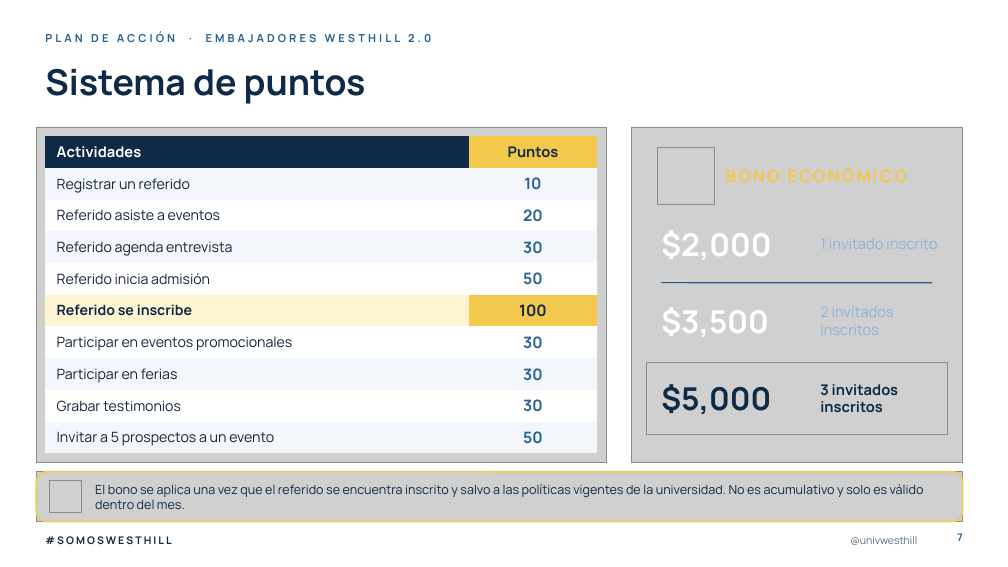
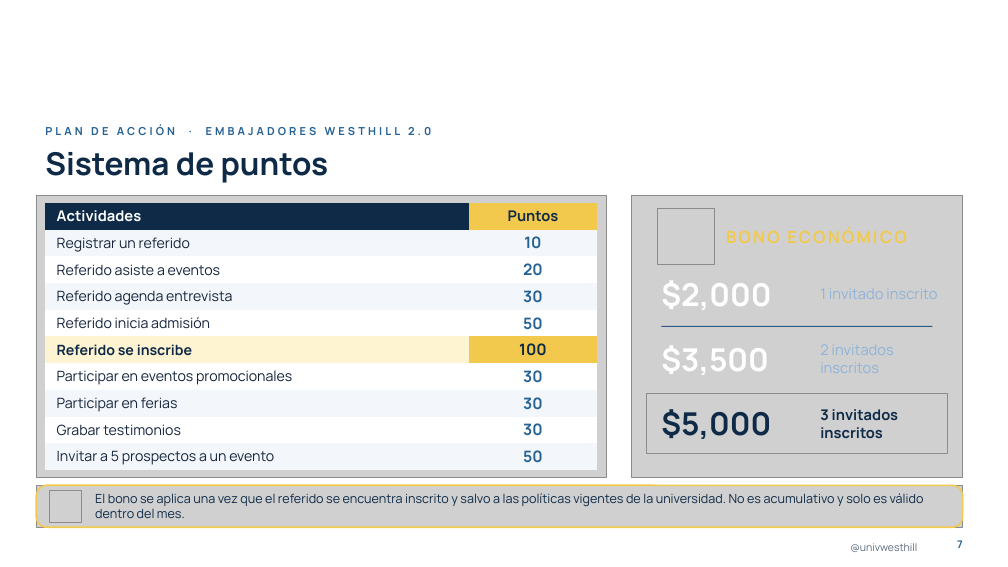
Before and after one commit to dnmcamiloedson-arch/EdUW, a slide deck: slide 7 of presentaciones/Plan_de_Accion_Embajadores_Westhill_2027.pptx. Drawn at 1008x567 pixels with LibreOffice and Linux fonts; fonts in the diff are those of the drawing; grey boxes stand for pictures; background and template pictures are left out. Boxes give left, top, right and bottom in pixels: in the first picture for what was removed or moved away, otherwise in the second. Text is boxed around its words. In the diff, an @@ line names an element or a change of style, - is before the commit and + after.

```diff
--- a/presentaciones/Plan_de_Accion_Embajadores_Westhill_2027.pptx
+++ b/presentaciones/Plan_de_Accion_Embajadores_Westhill_2027.pptx
@@ text added at (83, 12, 386, 44), 19 pt, text #FFFFFF, bold @@
+#SOMOSWESTHILL
@@ text "PLAN DE ACCIÓN · EMBAJADORES ...": place and size @@
-text "PLAN DE ACCIÓN · EMBAJADORES ..." at (45, 32, 431, 42)
+text "PLAN DE ACCIÓN · EMBAJADORES ..." at (45, 125, 431, 135)
@@ title "Sistema de puntos": place and size @@
-title "Sistema de puntos" at (45, 69, 366, 104)
+title "Sistema de puntos" at (45, 152, 329, 183)
@@ title "Sistema de puntos" at (45, 152, 329, 183): size 34 to 30 pt @@
@@ picture: place and size @@
-picture at (36, 127, 606, 463)
+picture at (36, 195, 606, 478)
@@ table: place and size @@
-table at (45, 136, 597, 450)
+table at (45, 203, 597, 469)
@@ picture: place and size @@
-picture at (631, 127, 963, 463)
+picture at (631, 195, 963, 478)
@@ picture: place and size @@
-picture at (658, 147, 715, 204)
+picture at (658, 208, 715, 265)
@@ text "BONO ECONÓMICO" rewrapped from (726, 147, 951, 204) to (726, 212, 951, 260) @@
@@ text "$2,000": place and size @@
-text "$2,000" at (661, 231, 771, 260)
+text "$2,000" at (661, 281, 771, 310)
@@ text "1 invitado inscrito": place and size @@
-text "1 invitado inscrito" at (829, 238, 937, 249)
+text "1 invitado inscrito" at (829, 288, 937, 299)
@@ line moved from (662, 283) - (932, 283) to (662, 327) - (932, 327) @@
@@ text "$3,500": place and size @@
-text "$3,500" at (661, 308, 768, 337)
+text "$3,500" at (661, 346, 768, 375)
@@ text "2 invitados inscritos": place and size @@
-text "2 invitados inscritos" at (820, 307, 894, 335)
+text "2 invitados inscritos" at (820, 345, 894, 373)
@@ picture removed at (647, 362, 948, 434) @@
@@ picture added at (647, 393, 948, 454) @@
@@ text "$5,000": place and size @@
-text "$5,000" at (661, 384, 771, 414)
+text "$5,000" at (661, 409, 771, 439)
@@ text "3 invitados inscritos": place and size @@
-text "3 invitados inscritos" at (820, 384, 898, 412)
+text "3 invitados inscritos" at (820, 409, 898, 438)
@@ rounded rectangle: place and size @@
-rounded rectangle at (36, 472, 963, 522)
+rounded rectangle at (36, 485, 963, 528)
@@ rounded rectangle at (36, 485, 963, 528): proportions changed @@
@@ picture: place and size @@
-picture at (36, 472, 963, 522)
+picture at (36, 485, 963, 528)
@@ picture: place and size @@
-picture at (50, 481, 82, 513)
+picture at (50, 491, 82, 523)
@@ text "El bono se aplica una ...": place and size @@
-text "El bono se aplica una ..." at (95, 484, 924, 509)
+text "El bono se aplica una ..." at (95, 493, 924, 518)
@@ text removed at (45, 536, 171, 544) @@
-#SOMOSWESTHILL
@@ text "@univwesthill": place and size @@
-text "@univwesthill" at (850, 536, 917, 545)
+text "@univwesthill" at (850, 543, 917, 552)
@@ page number: place and size @@
-page number at (957, 533, 963, 541)
+page number at (957, 540, 963, 548)
```
Also in this commit, not shown: 15 other slides changed.
